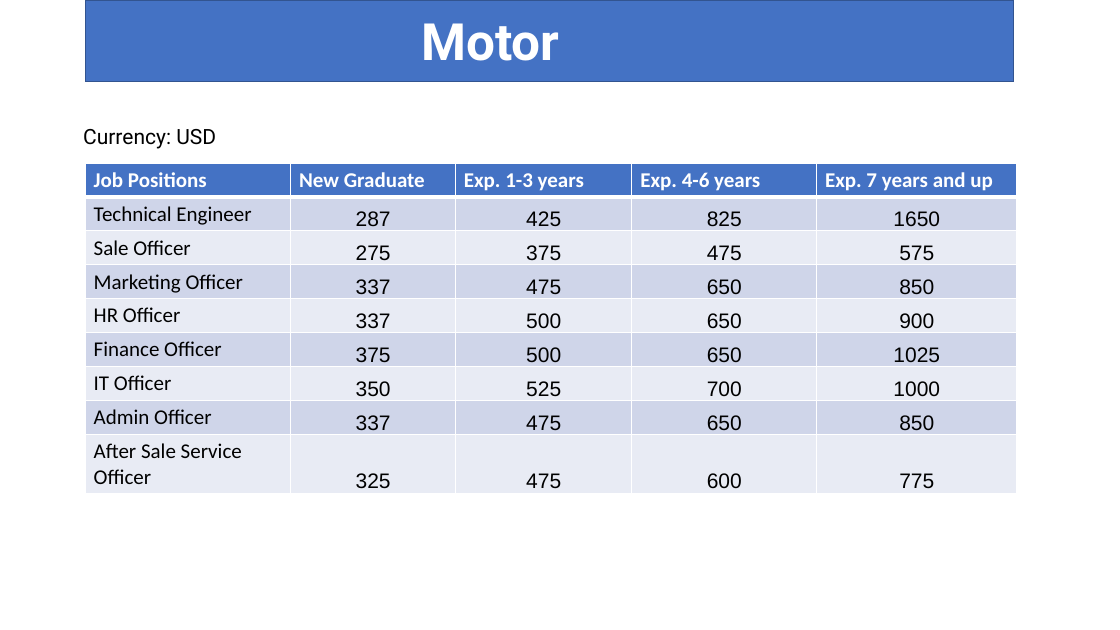
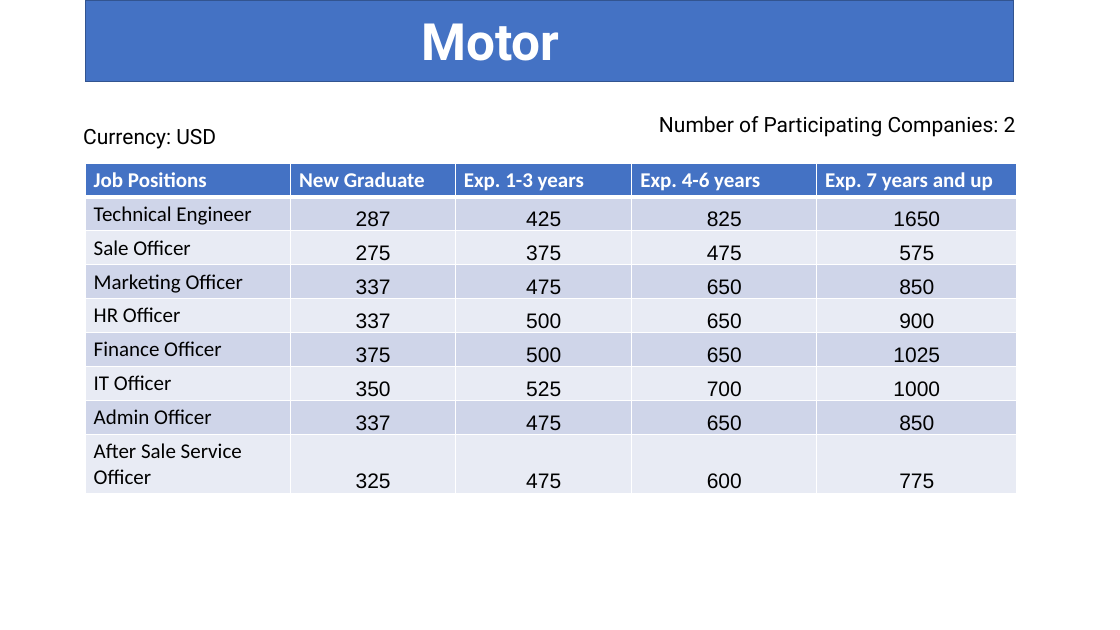
Before and after one commit to Phoud/108salarysurvey2, a slide deck: slide 21 of Presentation/Presentation.pptx. Drawn at 1120x630 pixels with LibreOffice and Linux fonts; fonts in the diff are those of the drawing; background and template pictures are left out. Boxes give left, top, right and bottom in pixels: in the first picture for what was removed or moved away, otherwise in the second. Text is boxed around its words. In the diff, an @@ line names an element or a change of style, - is before the commit and + after.

```diff
--- a/Presentation/Presentation.pptx
+++ b/Presentation/Presentation.pptx
@@ text added at box(659, 116, 1016, 137), 18 pt, text #000000 @@
+Number of Participating Companies: 2
```
Also in this commit, not shown: 11 other slides changed, 1 slide added, 2 other files.
